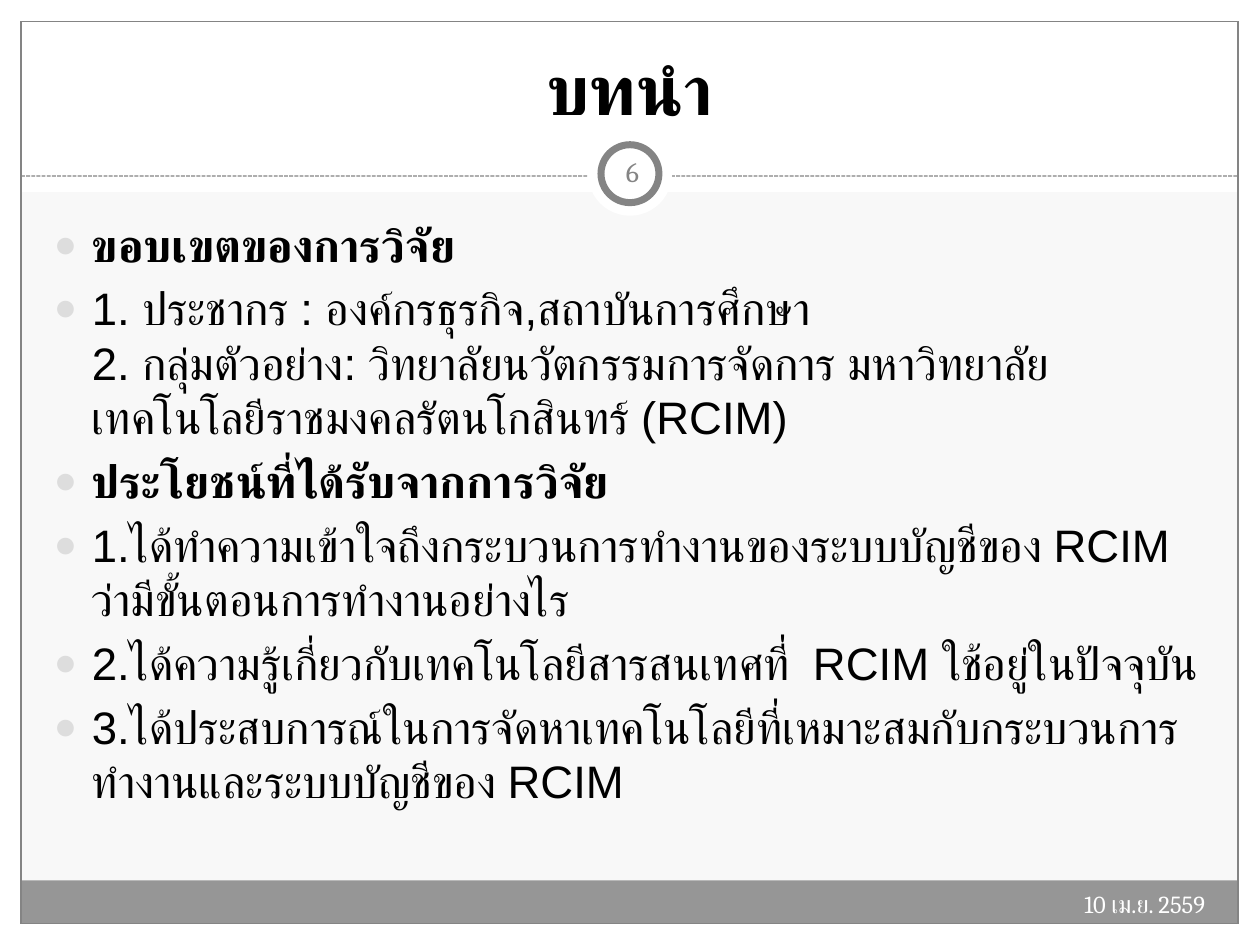
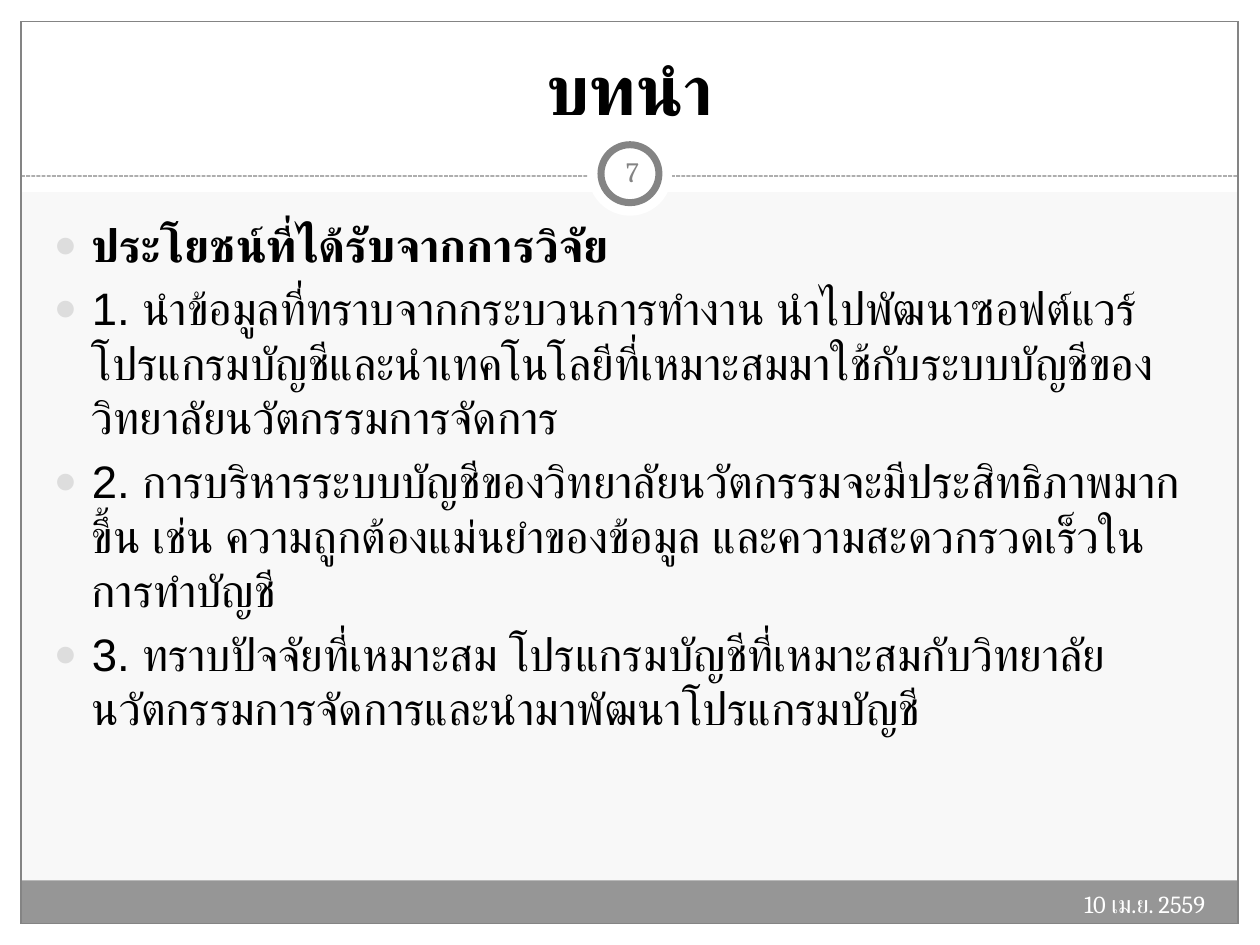
Before and after one commit to Tanandara/research, a slide deck: slide 7 of ฐานันดร์(โปรแกรมบัญชี RCIM)-Workshop (MBA).pptx (slide 6 before the commit). Drawn at 1260x945 pixels with LibreOffice and Linux fonts; fonts in the diff are those of the drawing. Boxes give left, top, right and bottom in pixels: in the first picture for what was removed or moved away, otherwise in the second. Text is boxed around its words. In the diff, an @@ line names an element or a change of style, - is before the commit and + after.

```diff
--- a/ฐานันดร์(โปรแกรมบัญชี RCIM)-Workshop (MBA).pptx
+++ b/ฐานันดร์(โปรแกรมบัญชี RCIM)-Workshop (MBA).pptx
@@ page number at bbox=[626, 163, 639, 182]: text changed @@
-6
+7
@@ text at bbox=[92, 226, 1049, 444]: paragraphs removed @@
-● ขอบเขตของการวิจัย
-● 1. ประชากร : องค์กรธุรกิจ,สถาบันการศึกษา
-  2. กลุ่มตัวอย่าง: วิทยาลัยนวัตกรรมการจัดการ มหาวิทยาลัยเทคโนโลยีราชมงคลรัตนโกสินทร์ (RCIM)
@@ text at bbox=[92, 290, 1179, 738]: text changed @@
-● 1.ได้ทำความเข้าใจถึงกระบวนการทำงานของระบบบัญชีของ RCIM ว่ามีขั้นตอนการทำงานอย่างไร
-● 2.ได้ความรู้เกี่ยวกับเทคโนโลยีสารสนเทศที่ RCIM ใช้อยู่ในปัจจุบัน
-● 3.ได้ประสบการณ์ในการจัดหาเทคโนโลยีที่เหมาะสมกับกระบวนการทำงานและระบบบัญชีของ RCIM
+● 1. นำข้อมูลที่ทราบจากกระบวนการทำงาน นำไปพัฒนาซอฟต์แวร์โปรแกรมบัญชีและนำเทคโนโลยีที่เหมาะสมมาใช้กับระบบบัญชีของวิทยาลัยนวัตกรรมการจัดการ
+● 2. การบริหารระบบบัญชีของวิทยาลัยนวัตกรรมจะมีประสิทธิภาพมากขึ้น เช่น ความถูกต้องแม่นยำของข้อมูล และความสะดวกรวดเร็วในการทำบัญชี
+● 3. ทราบปัจจัยที่เหมาะสม โปรแกรมบัญชีที่เหมาะสมกับวิทยาลัยนวัตกรรมการจัดการและนำมาพัฒนาโปรแกรมบัญชี
```
Also in this commit, not shown: 9 other slides changed, 1 slide added, 4 slides removed, 2 other files.
